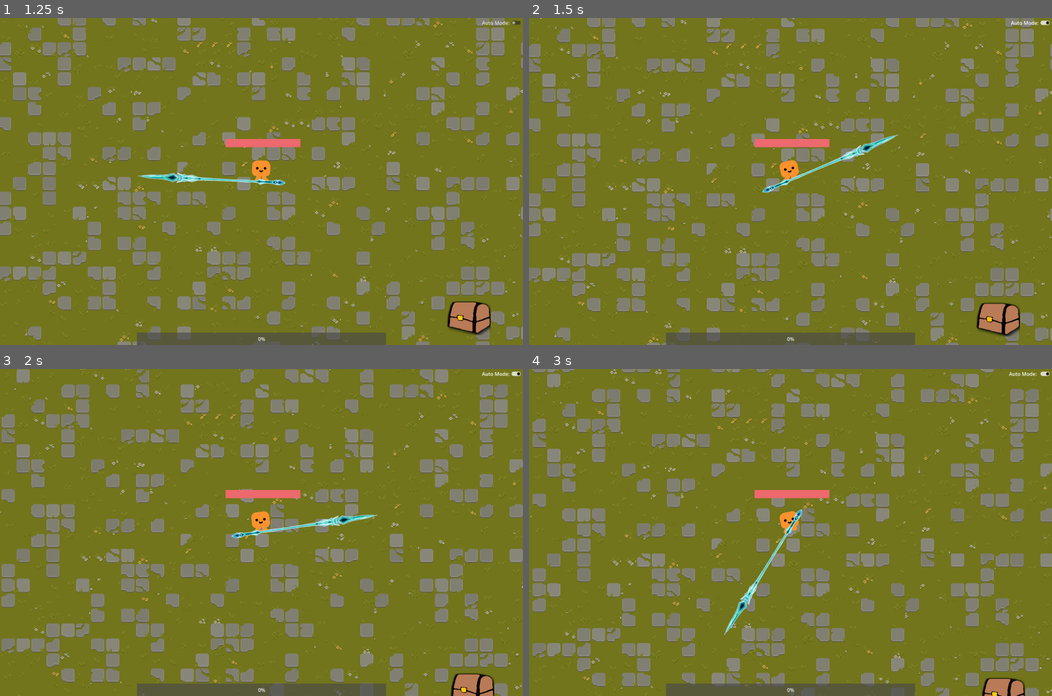
Above: before the commit, frames 1-4 (two rows, left to right).
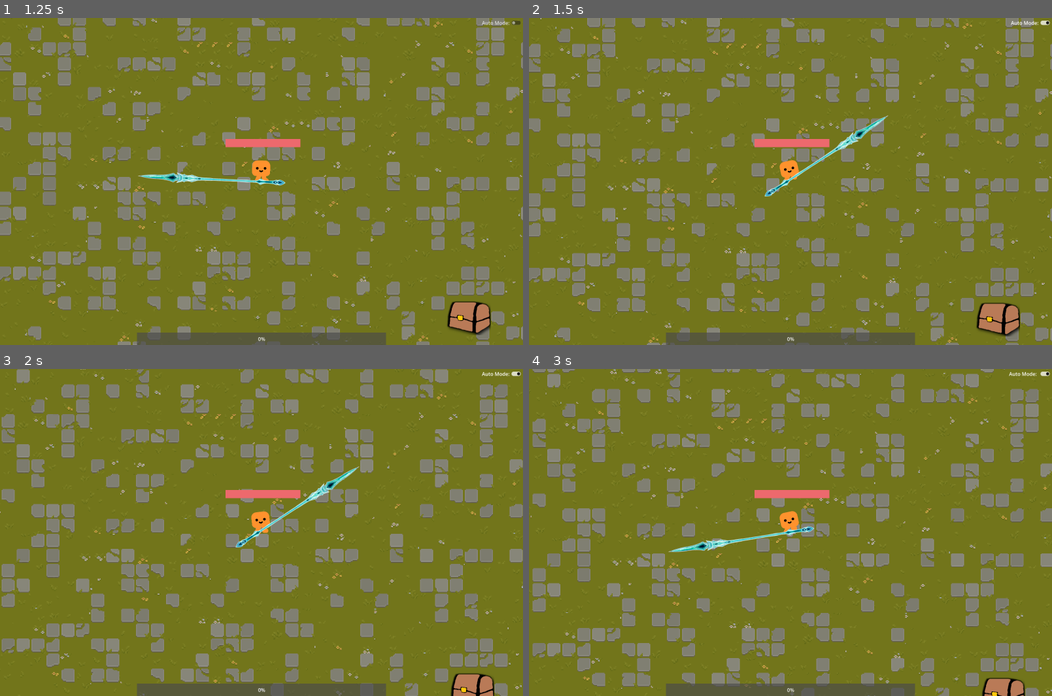
Above: after the commit, the same moments.

Repository: Kuui22/Godot_test
Game: Godot game, scene res://menus/mainmenu.tscn
The game is run twice, just before and just after one commit, with the same random seed, the same clock (stepped at 60 frames per second) and the same inputs.
Inputs (mouse positions are in pixels of both pictures, inside the frame that each line leads up to):
- Up to frame 1 (1.25 s): click "Start" at 0.5 s
- Up to frame 2 (1.5 s): click "Auto Mode:" at 1.25 s
- Up to frame 3 (2 s): no input
- Up to frame 4 (3 s): tap Enter at 2 s; drag from (790, 689) to (790, 532) at 2.02 s; tap Space at 2.75 s; drag from (685, 548) to (790, 532) at 2.77 s

Frame 1 is identical in both runs. In frame 2, 0.7% of the frame differs, in the area x 44-71%, y 29-55%; in frame 3, 0.7%; in frame 4, 0.8%, in the area x 26-55%, y 43-82%.
Error after the commit: Cannot call method 'is_running' on a null value. (res://weapons/spear.gd:42)

Commit message:
fixed some buggy movement
now i guess its working fine?

Diff:
--- a/2d-project-start/weapons/spear.gd
+++ b/2d-project-start/weapons/spear.gd
@@ -13,10 +13,12 @@
 var thrust_time: float = 0.2  # Time to complete the thrust
 var enemies_hit: Dictionary = {}
 var manual_mode: bool = true
-
+var tween:Tween
 
 
 func _physics_process(delta):
+	if is_attacking:
+		return
 	if manual_mode:
 		look_at(get_global_mouse_position())
 	else:
@@ -37,10 +39,12 @@
 
 
 func reset_position(delta):
-	if abs(rotation - static_position) < 0.05:
-		rotation = static_position
-	else:
-		rotation = lerp_angle(rotation, static_position, reset_speed * delta)
+	if not manual_mode and not tween.is_running():
+		if abs(rotation - static_position) < 0.05:
+			rotation = static_position
+		else:
+			rotation = lerp_angle(rotation, static_position, reset_speed * delta)
+
 	weapon_pivot.position = weapon_initial_position
 	is_attacking = false
 	weapon_collision.disabled = true
@@ -59,12 +63,16 @@
 		attack_direction = (get_global_mouse_position() - global_position).normalized()
 		rotation = attack_direction.angle()
 
-	var start_pos = weapon_pivot.position
+	if tween:
+		if tween.is_running():
+			tween.stop()
+
+	var start_pos = weapon_pivot.global_position
 	var end_pos = start_pos + attack_direction * thrust_distance
 
-	var tween = create_tween()
-	tween.tween_property(weapon_pivot, "position", end_pos, thrust_time / 2).set_ease(Tween.EASE_OUT)
-	tween.tween_property(weapon_pivot, "position", start_pos, thrust_time / 2).set_ease(Tween.EASE_IN)
+	tween = create_tween()
+	tween.tween_property(weapon_pivot, "global_position", end_pos, thrust_time / 2).set_ease(Tween.EASE_OUT)
+	tween.tween_property(weapon_pivot, "global_position", start_pos, thrust_time / 2).set_ease(Tween.EASE_IN)
 
 	await tween.finished
 	reset_position(thrust_time)
